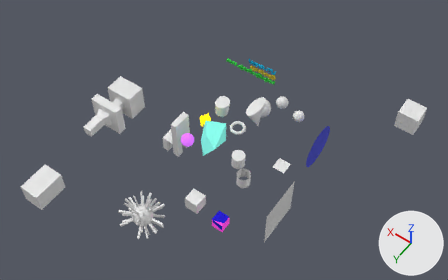
The glTF model gltf/sample_object01/sample_object01.gltf: old version first, new version second.
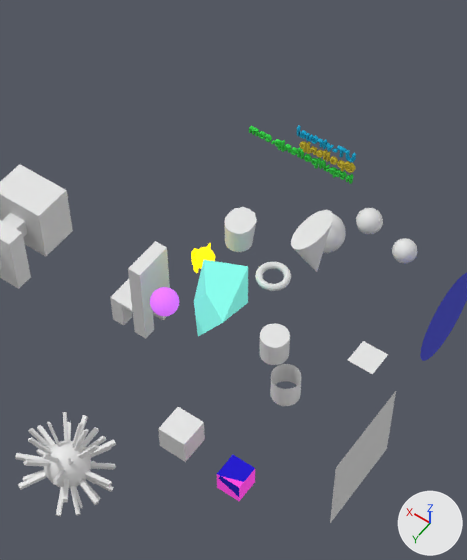
Each version appears first whole from a 50 mm lens placed at (-9.43, 13.35, 21.74), pointed at (-0.17, 0.39, 1.38), and next in a close-up on the part from 25% to 73% of the width and 0% to 93% of the height. Arrows for +X, +Y and +Z are at lower right; the lights stay in place. Where no turn or scale is listed for an object, it has been applied to the vertices.

The older version as bpy lines, for what is in view:
```python
me_cube_002 = bpy.data.meshes.new('Cube.002')
me_cube_002.from_pydata(...)  # 54 vertices, 98 faces; spans x -0.89..0.71, y -2.79..3.99, z -0.8..0.62
me_cube_004 = bpy.data.meshes.new('Cube.004')
me_cube_004.from_pydata(...)  # 26 vertices, 48 faces; spans x -1.0..1.0, y -1.0..1.0, z -1.0..1.0
me_mesh = bpy.data.meshes.new('Mesh')
me_mesh.from_pydata(...)  # 14268 vertices, 28412 faces; spans x -0.04..8.54, y -2.27..0.72, z -0.13..0.13
# faces by material slot: [8208, 5912, 14292]
me_mesh.materials.append(mat_material_005)  # yellow #d1bb2d
me_mesh.materials.append(mat_material)  # cyan #00a7d1
me_mesh.materials.append(mat_material_006)  # green #33d146
ob_cube_001 = bpy.data.objects.new('Cube.001', me_cube_002)
ob_cube_001.location = (5.23, 2.83, 0.68)
ob_cube_003 = bpy.data.objects.new('Cube.003', me_cube_004)
ob_cube_003.location = (-0.58, 2.96, 0.32)
ob_cube_003.scale = (0.304, 0.304, 0.304)
ob_text = bpy.data.objects.new('Text', me_mesh)
ob_text.location = (-0.9, -2.19, 3.49)
ob_text.rotation_euler = (1.571, 0.0, 0.0)  # degrees (90, 0, 0)
ob_text.scale = (0.283, 0.283, 0.283)
# also in view: 'Cube.002' at (2.28, 0.62, 0.38); 'Circle.001' at (-3.26, -2.27, 0.42); 'Sphere.002' at (0.6, 4.77, 0.58); 'Plane.001' at (-3.71, 1.58, 0.62); 'Icosphere' at (-0.91, -3.02, 1.07)
```
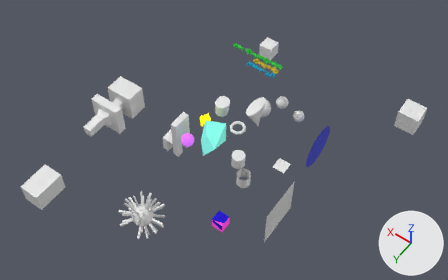
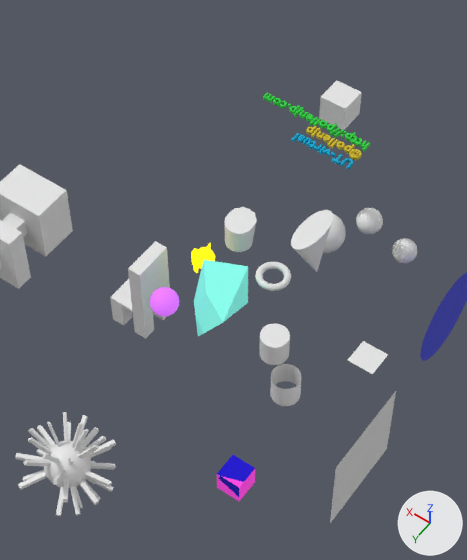
Pixel boxes (x1, y1, x2, y2) of what changed, in the close-ups (467 x 560 px):
'Cube.003', moved
    before: (158, 407, 205, 462)
    after: (319, 81, 362, 130)
'Text', turned
    before: (249, 126, 356, 184)
    after: (263, 92, 370, 170)

Diff of the bpy script that builds the scene:
```diff
--- a/gltf/sample_object01/sample_object01.gltf.py
+++ b/gltf/sample_object01/sample_object01.gltf.py
@@ ob_cube_003 @@
 ob_cube_003 = bpy.data.objects.new('Cube.003', me_cube_004)
-ob_cube_003.location = (-0.58, 2.96, 0.32)
+ob_cube_003.location = (0.73, -4.3, 2.41)
 ob_cube_003.scale = (0.304, 0.304, 0.304)
@@ ob_text @@
 ob_text.location = (-0.9, -2.19, 3.49)
-ob_text.rotation_euler = (1.571, 0.0, 0.0)  # degrees (90, 0, 0)
 ob_text.scale = (0.283, 0.283, 0.283)
```
